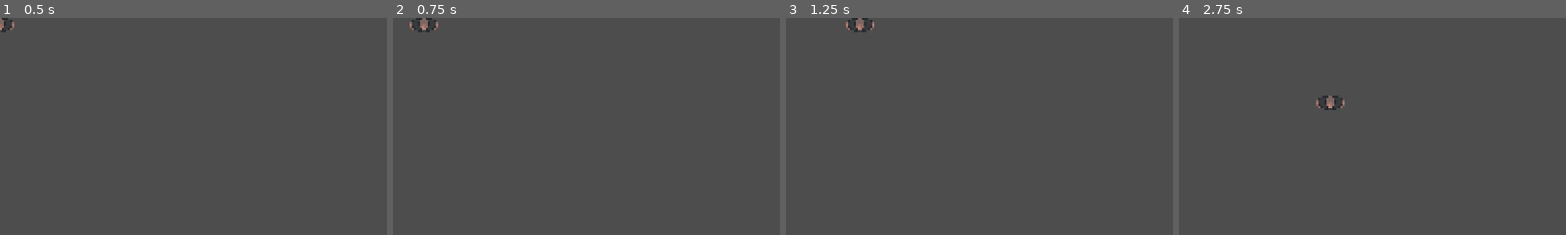
Above: before the commit, frames 1-4 (left to right).
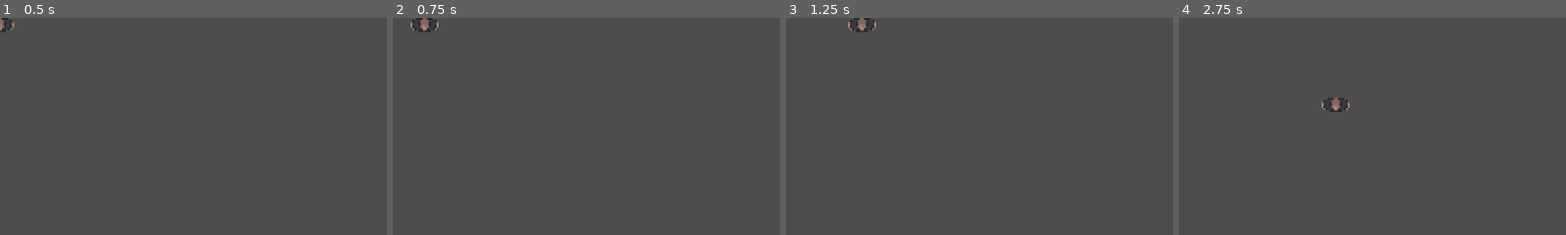
Above: after the commit, the same moments.

Repository: RizalAnas00/canon-game
Game: Godot game, scene res://Scenes/player.tscn
Same seed, same stepped clock (60 frames per second), same inputs: the game is played once before the commit and once after it.
Inputs:
- Up to frame 1 (0.5 s): no input
- Up to frame 2 (0.75 s): tap Enter at 0.5 s; hold D (right) from 0.53 s (still down); tap Shift (run) at 0.6 s
- Up to frame 3 (1.25 s): keep holding D (right)
- Up to frame 4 (2.75 s): release D (right) at 1.28 s; hold S (down) 1.28-2.03 s; tap Shift (run) at 1.35, 2.1 s; hold D (right) from 2.03 s (still down)
The pictures show only the part of the screen within x 0-50%, y 0-50%; the shares and areas given below are measured in that part.

Frame 1 is identical in both runs. In frame 2, less than 0.1% of the frame differs, in the area x 4-12%, y 0-7%; in frame 3, 0.2%; in frame 4, 0.4%, in the area x 35-45%, y 35-44%.

Commit message:
speed remake

Diff:
--- a/Scripts/player.gd
+++ b/Scripts/player.gd
@@ -1,6 +1,6 @@
 extends CharacterBody2D
 
-const SPEED = 110.0
+const SPEED = 115.0
 const RUN_SPEED = 220.0
 const RUN_DURATION = 0.15
 
